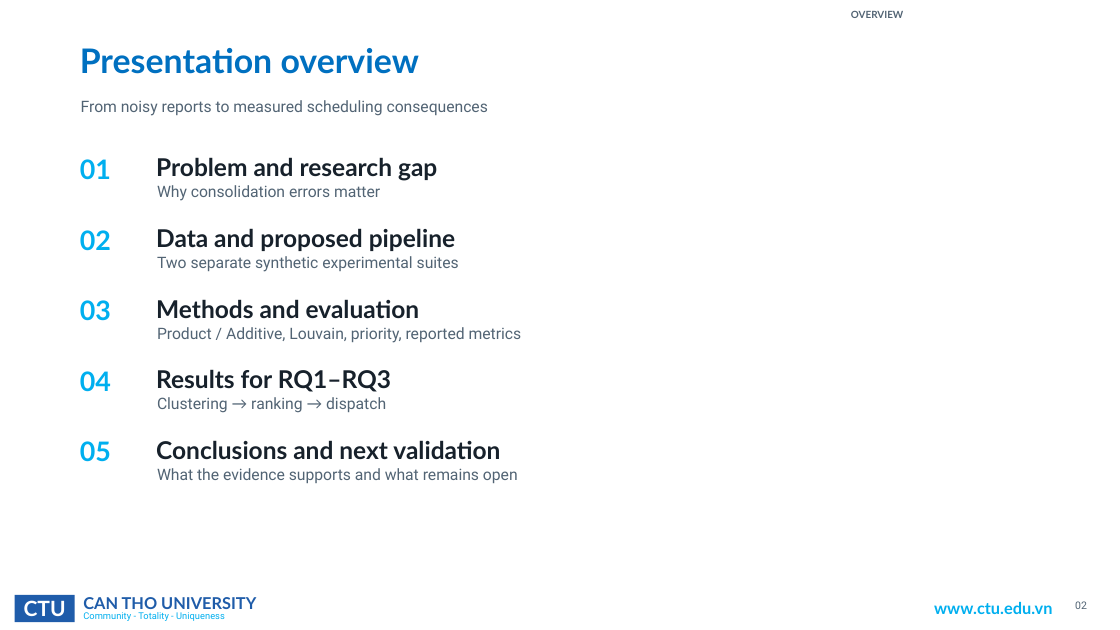
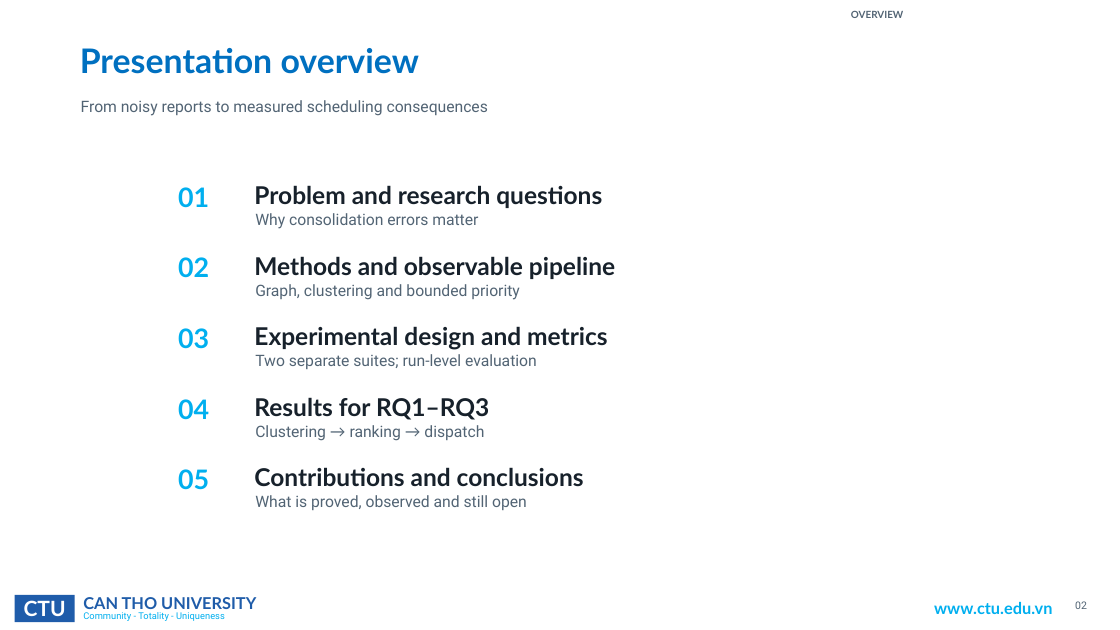
Before and after one commit to ngthtrong/nckh2, a slide deck: slide 2 of ISDS/ISDS2026_Paper_6444_Conference_Deck.pptx. Drawn at 1120x630 pixels with LibreOffice and Linux fonts; fonts in the diff are those of the drawing; background and template pictures are left out. Boxes give left, top, right and bottom in pixels: in the first picture for what was removed or moved away, otherwise in the second. Text is boxed around its words. In the diff, an @@ line names an element or a change of style, - is before the commit and + after.

Commit message:
update report

```diff
--- a/ISDS/ISDS2026_Paper_6444_Conference_Deck.pptx
+++ b/ISDS/ISDS2026_Paper_6444_Conference_Deck.pptx
@@ text at (x1=254, y1=185, x2=602, y2=208): text changed @@
-Problem and research gap
+Problem and research questions
@@ text "Why consolidation errors matter" moved from (x1=157, y1=185, x2=380, y2=201) to (x1=255, y1=213, x2=478, y2=229) @@
@@ text at (x1=254, y1=256, x2=615, y2=279): text changed @@
-Data and proposed pipeline
+Methods and observable pipeline
@@ text at (x1=255, y1=284, x2=520, y2=300): text changed @@
-Two separate synthetic experimental suites
+Graph, clustering and bounded priority
@@ text at (x1=254, y1=326, x2=608, y2=350): text changed @@
-Methods and evaluation
+Experimental design and metrics
@@ text at (x1=255, y1=354, x2=537, y2=369): text changed @@
-Product / Additive, Louvain, priority, reported metrics
+Two separate suites; run-level evaluation
@@ text "04" moved from (x1=80, y1=371, x2=111, y2=392) to (x1=178, y1=399, x2=209, y2=420) @@
@@ text "Results for RQ1–RQ3" moved from (x1=156, y1=369, x2=391, y2=392) to (x1=254, y1=397, x2=489, y2=420) @@
@@ text "Clustering → ranking → dispatch" moved from (x1=157, y1=397, x2=386, y2=413) to (x1=255, y1=425, x2=484, y2=441) @@
@@ 4 texts moved together from (x1=80, y1=159, x2=111, y2=462) to (x1=178, y1=187, x2=209, y2=490) @@
@@ text at (x1=254, y1=467, x2=584, y2=487): text changed @@
-Conclusions and next validation
+Contributions and conclusions
@@ text at (x1=255, y1=495, x2=527, y2=510): text changed @@
-What the evidence supports and what remains open
+What is proved, observed and still open
```
Also in this commit, not shown: 14 other slides changed, 1 slide added, 1 slide removed, 51 other files.
